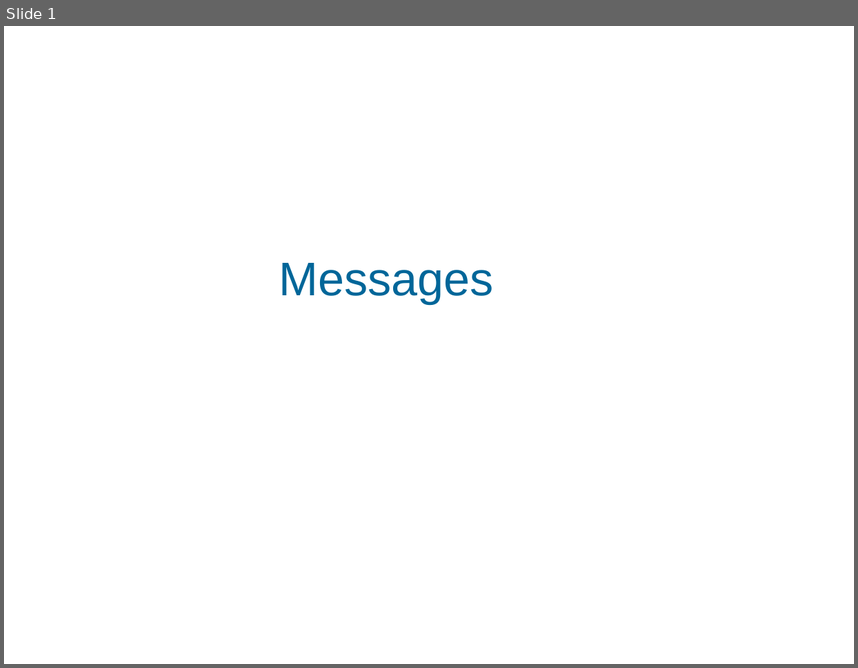
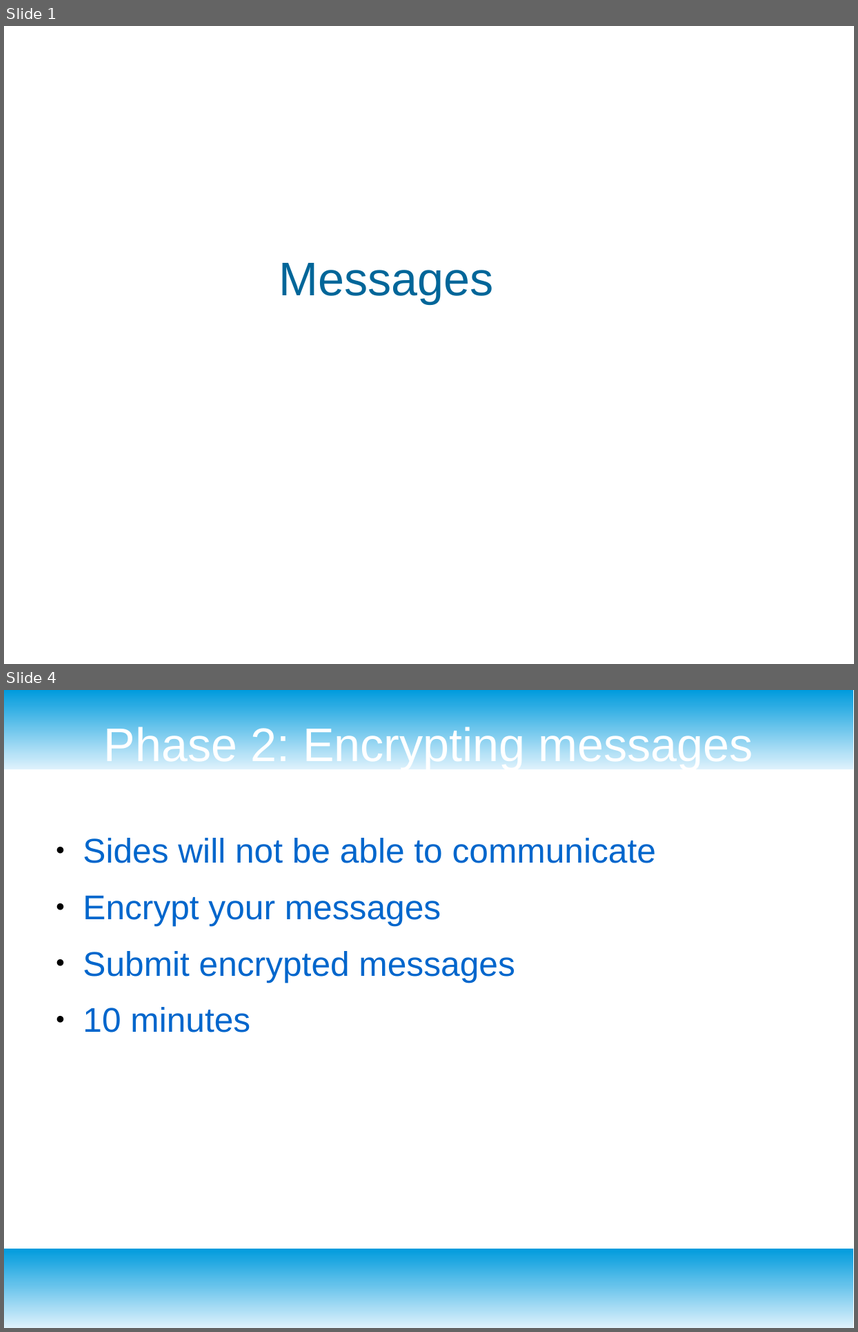
Before and after one commit to vcv-missoula-college/projects, a slide deck: 2021_gencyber_summer_camp/resources/day2/day_2.6_message_game.odp. Shown one above the other, each under a label of ours: slide 1 before the commit, slides 1 and 4 after it; the slides between them are not shown. The pictures are 858x668 and 858x1332 pixels, drawn with LibreOffice and Linux fonts; fonts in the diff are those of the drawing; background and template pictures are left out. Boxes give left, top, right and bottom in pixels: in the first picture for what was removed or moved away, otherwise in the second. Text is boxed around its words. In the diff, an @@ line names an element or a change of style, - is before the commit and + after.

```diff
--- a/2021_gencyber_summer_camp/resources/day2/day_2.6_message_game.odp
+++ b/2021_gencyber_summer_camp/resources/day2/day_2.6_message_game.odp
@@ slide 4 added at <box>4,690,854,1328</box>, background #FFFFFF @@
@@ rectangle added at <box>4,690,854,769</box>, fill gradient #DFF2FC to #009BDD @@
@@ title added at <box>104,723,753,769</box>, 44 pt, text #FFFFFF @@
+Phase 2: Encrypting messages
@@ text added at <box>83,838,656,1032</box>, 32 pt, text #0066CC @@
+● Sides will not be able to communicate
+● Encrypt your messages
+● Submit encrypted messages
+● 10 minutes
@@ rectangle added at <box>4,1248,854,1328</box>, fill gradient #DFF2FC to #009BDD @@
```
Also in this commit, not shown: 3 slides changed, 2 other slides added, 3 slides removed, 1 other file.
